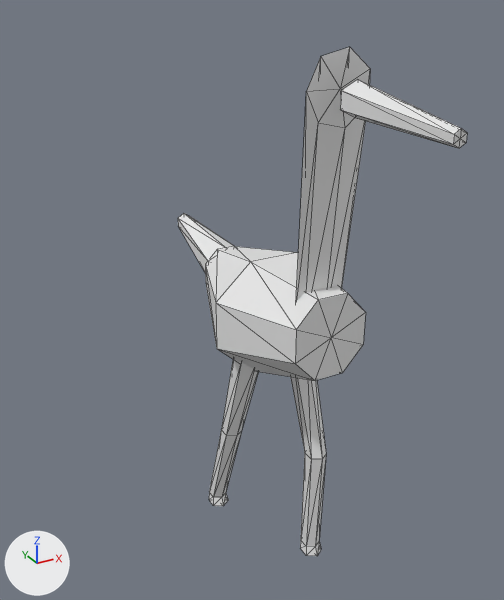
Two versions of the OBJ model data/animals/garca/walk/5.obj, one commit apart.
Rendered twice from a camera (50 mm lens) standing at (-0.643, -1.078, 1.141) and looking at (-0.038, 0.023, 0.59). The lights are fixed; the arrows at lower left show +X, +Y and +Z. The older version comes first. Mesh edges are drawn as thin lines. Where no turn or scale is listed for an object, it has been applied to the vertices.

The first picture shows 'garca_walk_5'.
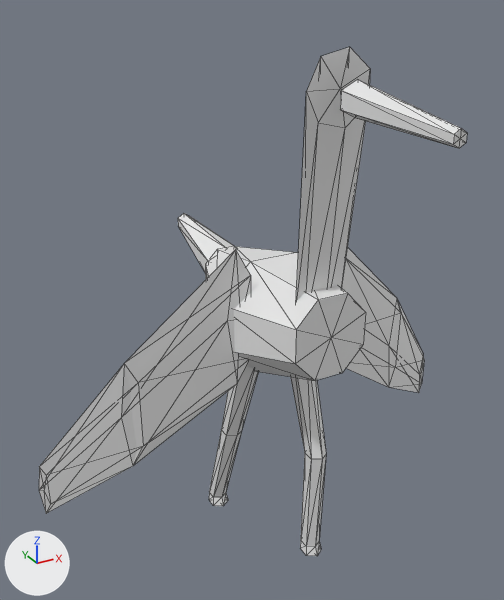
What differs and where, as boxes [x1, y1, x2, y2] in the pictures (504 x 600 px):
'garca_walk_5', reshaped (48% wider): before [178, 47, 467, 556]; after [39, 47, 467, 556]
part 1 of me_garca_walk_5, added: after [39, 249, 251, 513]
part 2 of me_garca_walk_5, added: after [342, 248, 424, 393]

The edits, one by one:
me_garca_walk_5 is used by ob_garca_walk_5; location (0.0, 0.0, 0.0).
me_garca_walk_5 had 122 vertices, 220 faces and spanned x -0.127..0.127, y -0.453..0.402, z 0.0..1.069.
me_garca_walk_5 now has 156 vertices, 280 faces and spans x -0.48..0.478, y -0.453..0.402, z 0.0..1.069.
me_garca_walk_5 part 1: a new loose piece of 17 vertices spanning x -0.48..-0.082, y -0.054..0.066, z 0.212..0.73.
me_garca_walk_5 part 2: a new loose piece of 17 vertices spanning x 0.078..0.478, y -0.055..0.066, z 0.212..0.73.
